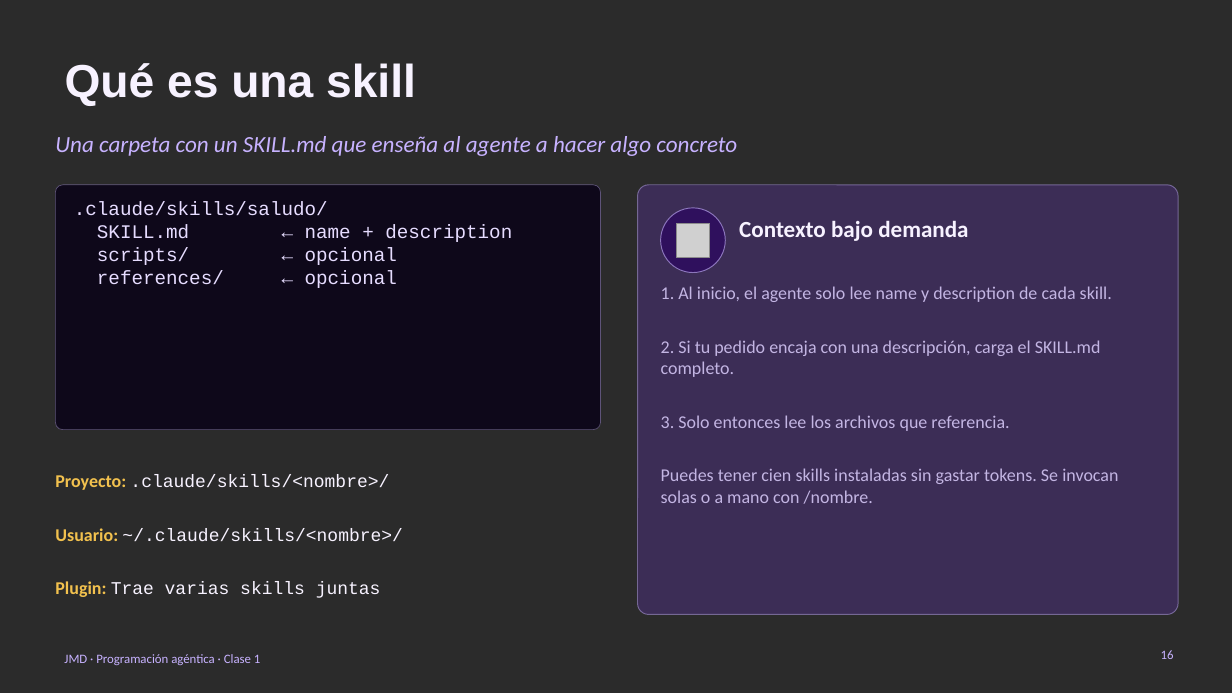
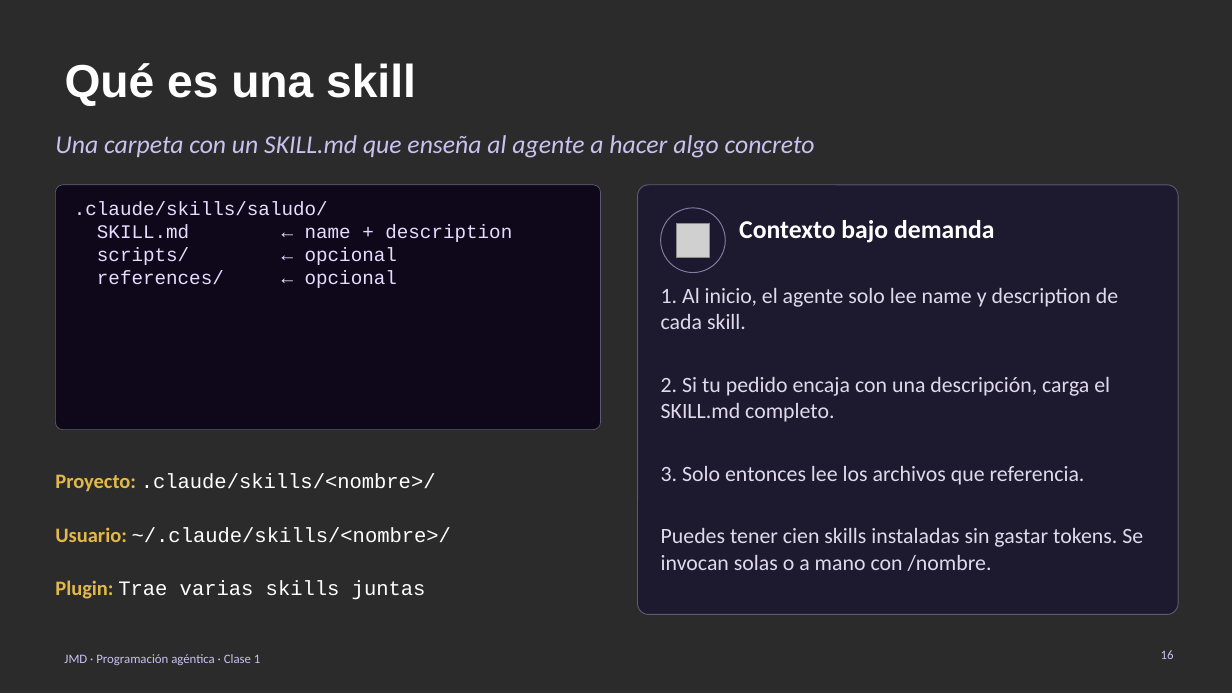
Before and after one commit to davrv93/jmd, a slide deck: slide 16 of lms/content/courses/programacion-agentica/materials/clase-01-diapositivas.pptx. Drawn at 1232x693 pixels with LibreOffice and Linux fonts; fonts in the diff are those of the drawing; grey boxes stand for pictures; background and template pictures are left out; a plain dark background stands for a picture behind light text. Boxes give left, top, right and bottom in pixels: in the first picture for what was removed or moved away, otherwise in the second. Text is boxed around its words. In the diff, an @@ line names an element or a change of style, - is before the commit and + after.

```diff
--- a/lms/content/courses/programacion-agentica/materials/clase-01-diapositivas.pptx
+++ b/lms/content/courses/programacion-agentica/materials/clase-01-diapositivas.pptx
@@ text "Una carpeta con un SKILL.md ..." at bbox=[55, 135, 815, 158]: size 18 to 20 pt, text colour #C7B2FF to #C9C1F0 @@
@@ rounded rectangle at bbox=[638, 185, 1178, 615]: fill #6A35C9 at 28% opacity to #1C1830 at 88% opacity; outline #C7B2FF 0.75 pt to #C9C1F0 0.75 pt @@
@@ ellipse at bbox=[661, 208, 726, 273]: fill #2E0D5E at 90% opacity to #1C1830 at 90% opacity; outline #C7B2FF 0.75 pt to #C9C1F0 0.75 pt @@
@@ text "Contexto bajo demanda" at bbox=[739, 220, 995, 243]: size 18 to 20 pt, text colour #F7F2FF to #FFFFFF @@
@@ text "1. Al inicio, el agente ..." at bbox=[661, 288, 1143, 571]: size 14 to 17 pt, text colour #C3B5E3 to #DEDAEC @@
@@ text "Proyecto: .claude/skills/<nombre>/" at bbox=[55, 474, 436, 491]: size 14 to 16 pt; text colour #F2C14E to #E2B84A in "Proyecto:"; text colour #F7F2FF to #FFFFFF in ".claude/skills/<nombre>/" @@
@@ text "Usuario: ~/.claude/skills/<nombre>/" at bbox=[55, 527, 451, 543]: size 14 to 16 pt; text colour #F2C14E to #E2B84A in "Usuario:"; text colour #F7F2FF to #FFFFFF in "~/.claude/skills/<nombre>/" @@
@@ text "Plugin: Trae varias skills juntas" at bbox=[55, 580, 426, 600]: size 14 to 16 pt; text colour #F2C14E to #E2B84A in "Plugin:"; text colour #F7F2FF to #FFFFFF in "Trae varias skills juntas" @@
@@ text "JMD · Programación agéntica · ..." at bbox=[64, 654, 260, 665]: text colour #C7B2FF to #C9C1F0 @@
```
Also in this commit, not shown: 18 other slides changed, 26 other files.
